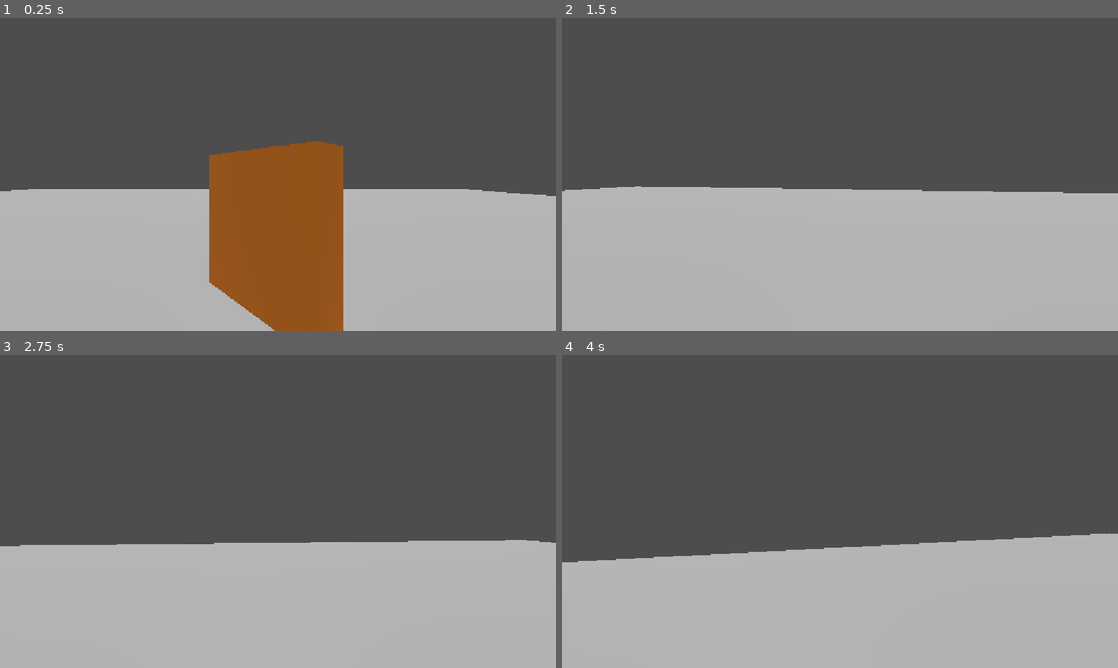
Above: before the commit, frames 1-4 (two rows, left to right).
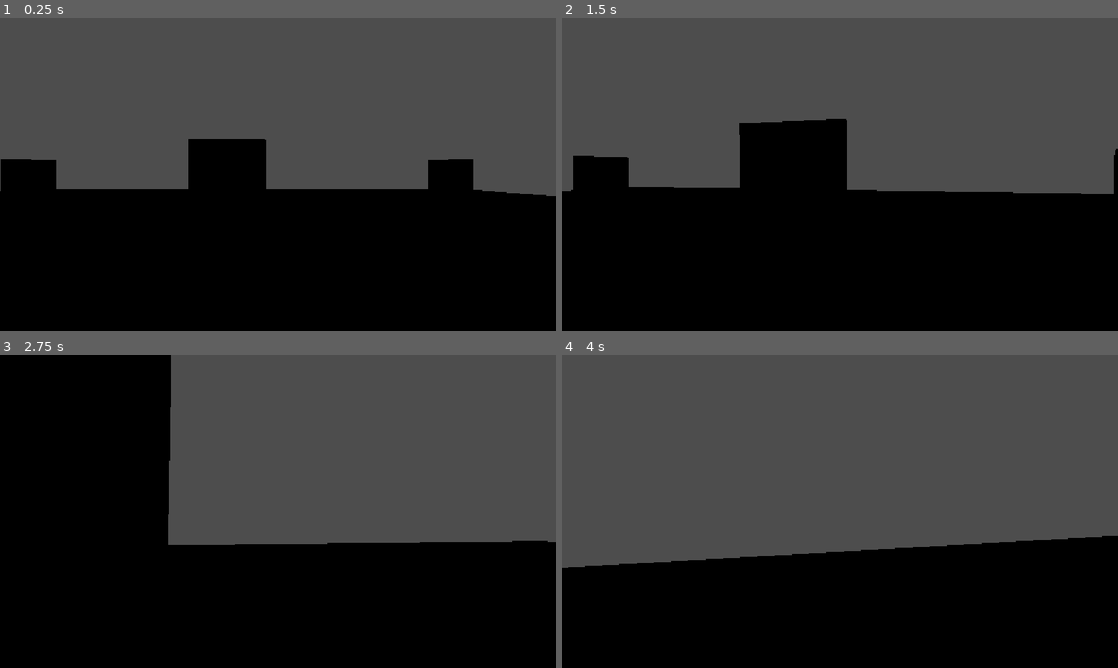
Above: after the commit, the same moments.

Repository: Ryan-M-Smith/SkillIssue
Game: Godot game, scene res://arena_box.tscn
The game is run twice, just before and just after one commit, with the same random seed, the same clock (stepped at 60 frames per second) and the same inputs. Before the commit the project starts from res://node_3d.tscn.
Inputs (mouse positions are in pixels of both pictures, inside the frame that each line leads up to):
- Up to frame 1 (0.25 s): no input
- Up to frame 2 (1.5 s): tap Enter (ui_accept) at 0.5, 0.77 s; move the mouse to (867, 174) at 0.52 s; hold W (ui_up) from 0.53 s (still down); tap Ctrl at 0.6 s; click (867, 174) at 0.67 s; move the mouse to (812, 174) at 1.27 s; tap Space at 1.35 s
- Up to frame 3 (2.75 s): keep holding W (ui_up); tap Enter (ui_accept) at 1.52 s; move the mouse to (289, 505) at 2.02 s; tap 1 at 2.1 s
- Up to frame 4 (4 s): keep holding W (ui_up); move the mouse to (834, 517) at 2.77 s; tap L at 2.85 s; click (834, 517) at 2.92 s; tap Enter (ui_accept) at 3.02, 3.77 s; move the mouse to (878, 514) at 3.52 s; tap J at 3.6 s

The runs differ from the first frame. In frame 1, 51% of the frame differs, in the area x 0-100%, y 38-100%; in frame 2, 50%; in frame 3, 59%, in the area x 0-100%, y 0-100%; in frame 4, 38%.

Commit message:
Did more map edits, some pickup locations added in. Make it so they disappear when picked up and respawn shortly after

Diff:
--- a/apps/game/PlayerHealthArmor.gd
+++ b/apps/game/PlayerHealthArmor.gd
@@ -1,4 +1,4 @@
-extends CharacterBody3D
+extends Node3D
 
 var health = 100
 var armor = 0
--- a/apps/game/arena_box.tscn
+++ b/apps/game/arena_box.tscn
@@ -2,13 +2,29 @@
 
 [ext_resource type="Material" uid="uid://dalrh4aoojdi7" path="res://spawnpoint_color.tres" id="1_yvyj0"]
 [ext_resource type="Material" uid="uid://dljsq8kc0c8nw" path="res://wallcolor.tres" id="2_2wrcj"]
+[ext_resource type="Material" uid="uid://dgdel63js7ym4" path="res://healthpickup.tres" id="2_sija8"]
+[ext_resource type="Script" uid="uid://cek53ng3g4dyi" path="res://PlayerMovement.gd" id="3_vrfma"]
+
+[sub_resource type="StandardMaterial3D" id="StandardMaterial3D_vrfma"]
+albedo_color = Color(0.54509807, 0.52156866, 0.73333335, 1)
 
 [sub_resource type="StandardMaterial3D" id="StandardMaterial3D_yf5fn"]
 albedo_color = Color(0.39181867, 0.39181864, 0.39181864, 1)
 
+[sub_resource type="BoxMesh" id="BoxMesh_p1u0y"]
+size = Vector3(5, 4, 0.5)
+
+[sub_resource type="BoxShape3D" id="BoxShape3D_2wrcj"]
+size = Vector3(5, 4, 0.5)
+
+[sub_resource type="CapsuleShape3D" id="CapsuleShape3D_reqvt"]
+
+[sub_resource type="CapsuleMesh" id="CapsuleMesh_0x5ac"]
+
 [node name="ArenaBox" type="Node3D" unique_id=2005310880]
 
 [node name="Terrain" type="CSGBox3D" parent="." unique_id=462048862]
+use_collision = true
 size = Vector3(50, 1, 50)
 
 [node name="Spawns" type="Node3D" parent="Terrain" unique_id=361325905]
@@ -29,54 +45,134 @@
 transform = Transform3D(1, 0, 0, 0, 1, 0, 0, 0, 1, 20, 1.5, -20)
 material = ExtResource("1_yvyj0")
 
+[node name="HealthPickup" type="CSGSphere3D" parent="Terrain/Spawns" unique_id=1920780753]
+transform = Transform3D(1, 0, 0, 0, 1, 0, 0, 0, 1, 21.5, 1.5, 9)
+rings = 16
+material = ExtResource("2_sija8")
+
+[node name="ArmorPickup" type="CSGSphere3D" parent="Terrain/Spawns" unique_id=1261700422]
+transform = Transform3D(1, 0, 0, 0, 1, 0, 0, 0, 1, 21.5, 1.5, 7)
+rings = 16
+material = SubResource("StandardMaterial3D_vrfma")
+
+[node name="ArmorPickup2" type="CSGSphere3D" parent="Terrain/Spawns" unique_id=1406720118]
+transform = Transform3D(1, 0, 0, 0, 1, 0, 0, 0, 1, 21.5, 1.5, -7)
+rings = 16
+material = SubResource("StandardMaterial3D_vrfma")
+
+[node name="HealthPickup2" type="CSGSphere3D" parent="Terrain/Spawns" unique_id=222146989]
+transform = Transform3D(1, 0, 0, 0, 1, 0, 0, 0, 1, 21.5, 1.5, -9)
+rings = 16
+material = ExtResource("2_sija8")
+
+[node name="HealthPickup3" type="CSGSphere3D" parent="Terrain/Spawns" unique_id=2055309413]
+transform = Transform3D(1, 0, 0, 0, 1, 0, 0, 0, 1, -21.5, 1.5, 9)
+rings = 16
+material = ExtResource("2_sija8")
+
+[node name="ArmorPickup3" type="CSGSphere3D" parent="Terrain/Spawns" unique_id=1354149820]
+transform = Transform3D(1, 0, 0, 0, 1, 0, 0, 0, 1, -21.5, 1.5, 7)
+rings = 16
+material = SubResource("StandardMaterial3D_vrfma")
+
+[node name="ArmorPickup4" type="CSGSphere3D" parent="Terrain/Spawns" unique_id=1145489696]
+transform = Transform3D(1, 0, 0, 0, 1, 0, 0, 0, 1, -21.5, 1.5, -7)
+rings = 16
+material = SubResource("StandardMaterial3D_vrfma")
+
+[node name="HealthPickup4" type="CSGSphere3D" parent="Terrain/Spawns" unique_id=1285807794]
+transform = Transform3D(1, 0, 0, 0, 1, 0, 0, 0, 1, -21.5, 1.5, -9)
+rings = 16
+material = ExtResource("2_sija8")
+
 [node name="Cover" type="Node3D" parent="Terrain" unique_id=763078131]
 
 [node name="MedCover1" type="CSGBox3D" parent="Terrain/Cover" unique_id=701161921]
 transform = Transform3D(0.76604444, 0, 0.6427876, 0, 1, 0, -0.6427876, 0, 0.76604444, 18.3, 2, 18.3)
+use_collision = true
 size = Vector3(3, 3, 0.5)
 material = ExtResource("2_2wrcj")
 
 [node name="MedCover2" type="CSGBox3D" parent="Terrain/Cover" unique_id=1324723039]
 transform = Transform3D(0.7660444, 0, -0.6427875, 0, 1, 0, 0.6427875, 0, 0.7660444, -18.3, 2, 18.3)
+use_collision = true
 size = Vector3(3, 3, 0.5)
 material = ExtResource("2_2wrcj")
 
 [node name="MedCover3" type="CSGBox3D" parent="Terrain/Cover" unique_id=1117060112]
 transform = Transform3D(0.76604444, 0, 0.6427876, 0, 1, 0, -0.6427876, 0, 0.76604444, -18.3, 2, -18.3)
+use_collision = true
 size = Vector3(3, 3, 0.5)
 material = ExtResource("2_2wrcj")
 
 [node name="MedCover4" type="CSGBox3D" parent="Terrain/Cover" unique_id=1386671126]
 transform = Transform3D(0.76604444, 0, -0.6427876, 0, 1, 0, 0.6427876, 0, 0.76604444, 18.3, 2, -18.3)
+use_collision = true
 size = Vector3(3, 3, 0.5)
 material = ExtResource("2_2wrcj")
 
 [node name="BigCover1" type="CSGBox3D" parent="Terrain/Cover" unique_id=403165125]
 transform = Transform3D(-4.371139e-08, 0, 1, 0, 1, 0, -1, 0, -4.371139e-08, 20, 2.45, -8)
+use_collision = true
 size = Vector3(6, 4, 0.5)
 material = SubResource("StandardMaterial3D_yf5fn")
 
 [node name="BigCover2" type="CSGBox3D" parent="Terrain/Cover" unique_id=1533379673]
 transform = Transform3D(-4.371139e-08, 0, 1, 0, 1, 0, -1, 0, -4.371139e-08, 20, 2.45, 8)
+use_collision = true
 size = Vector3(6, 4, 0.5)
 material = SubResource("StandardMaterial3D_yf5fn")
 
 [node name="BigCover3" type="CSGBox3D" parent="Terrain/Cover" unique_id=231812572]
 transform = Transform3D(-4.371139e-08, 0, 1, 0, 1, 0, -1, 0, -4.371139e-08, -20, 2.45, -8)
+use_collision = true
 size = Vector3(6, 4, 0.5)
 material = SubResource("StandardMaterial3D_yf5fn")
 
 [node name="BigCover4" type="CSGBox3D" parent="Terrain/Cover" unique_id=1805670627]
 transform = Transform3D(-4.371139e-08, 0, 1, 0, 1, 0, -1, 0, -4.371139e-08, -20, 2.45, 8)
+use_collision = true
 size = Vector3(6, 4, 0.5)
 material = SubResource("StandardMaterial3D_yf5fn")
+
+[node name="MeshInstance3D" type="MeshInstance3D" parent="Terrain" unique_id=2131164514]
+transform = Transform3D(1, 0, 0, 0, 1, 0, 0, 0, 1, 0, 2.5, 14)
+mesh = SubResource("BoxMesh_p1u0y")
+
+[node name="StaticBody3D" type="StaticBody3D" parent="Terrain/MeshInstance3D" unique_id=54926952]
+
+[node name="CollisionShape3D" type="CollisionShape3D" parent="Terrain/MeshInstance3D/StaticBody3D" unique_id=141973775]
+shape = SubResource("BoxShape3D_2wrcj")
+
+[node name="MeshInstance3D2" type="MeshInstance3D" parent="Terrain" unique_id=506849099]
+transform = Transform3D(1, 0, 0, 0, 1, 0, 0, 0, 1, 0, 2.5, -14)
+mesh = SubResource("BoxMesh_p1u0y")
+
+[node name="StaticBody3D" type="StaticBody3D" parent="Terrain/MeshInstance3D2" unique_id=575861152]
+
+[node name="CollisionShape3D" type="CollisionShape3D" parent="Terrain/MeshInstance3D2/StaticBody3D" unique_id=506719258]
+shape = SubResource("BoxShape3D_2wrcj")
 
 [node name="CSGBox3D" type="CSGBox3D" parent="." unique_id=242228093]
 transform = Transform3D(1, 0, 0, 0, 1, 0, 0, 0, 1, 0, 0.5177579, 0)
 size = Vector3(2, 0.5, 2)
 
-[node name="CSGPolygon3D" type="CSGPolygon3D" parent="." unique_id=613620174]
-transform = Transform3D(1, 0, 0, 0, 1, 0, 0, 0, 1, 0, 3.4504633, 5.8101063)
-mode = 1
-spin_degrees = 225.5
-spin_sides = 32
+[node name="CharacterBody3D" type="CharacterBody3D" parent="." unique_id=1564791814]
+transform = Transform3D(1, 0, 0, 0, 1, 0, 0, 0, 1, 3.342, 1.5, 0)
+script = ExtResource("3_vrfma")
+
+[node name="CollisionShape3D" type="CollisionShape3D" parent="CharacterBody3D" unique_id=525548191]
+shape = SubResource("CapsuleShape3D_reqvt")
+
+[node name="MeshInstance3D" type="MeshInstance3D" parent="CharacterBody3D" unique_id=45358272]
+mesh = SubResource("CapsuleMesh_0x5ac")
+
+[node name="head" type="Node3D" parent="CharacterBody3D" unique_id=449699736]
+transform = Transform3D(1, 0, 0, 0, 1, 0, 0, 0, 1, 0, 0.7, -0.5)
+
+[node name="Camera3D" type="Camera3D" parent="CharacterBody3D/head" unique_id=601654177]
+near = 0.001
+
+[node name="HealthSystem" type="Node3D" parent="CharacterBody3D" unique_id=169194716]
+
+[node name="WeaponSystem" type="Node3D" parent="CharacterBody3D" unique_id=621979749]
--- /dev/null
+++ b/apps/game/healthpickup.tres
@@ -0,0 +1,4 @@
+[gd_resource type="StandardMaterial3D" format=3 uid="uid://dgdel63js7ym4"]
+
+[resource]
+albedo_color = Color(1, 0, 0, 1)
--- a/apps/game/project.godot
+++ b/apps/game/project.godot
@@ -11,7 +11,7 @@
 [application]
 
 config/name="2vs2SkillIssue"
-run/main_scene="uid://dwl5s4vl8fw74"
+run/main_scene="uid://bhv1do6hy4esa"
 config/features=PackedStringArray("4.7", "GL Compatibility")
 config/icon="res://icon.svg"
 
